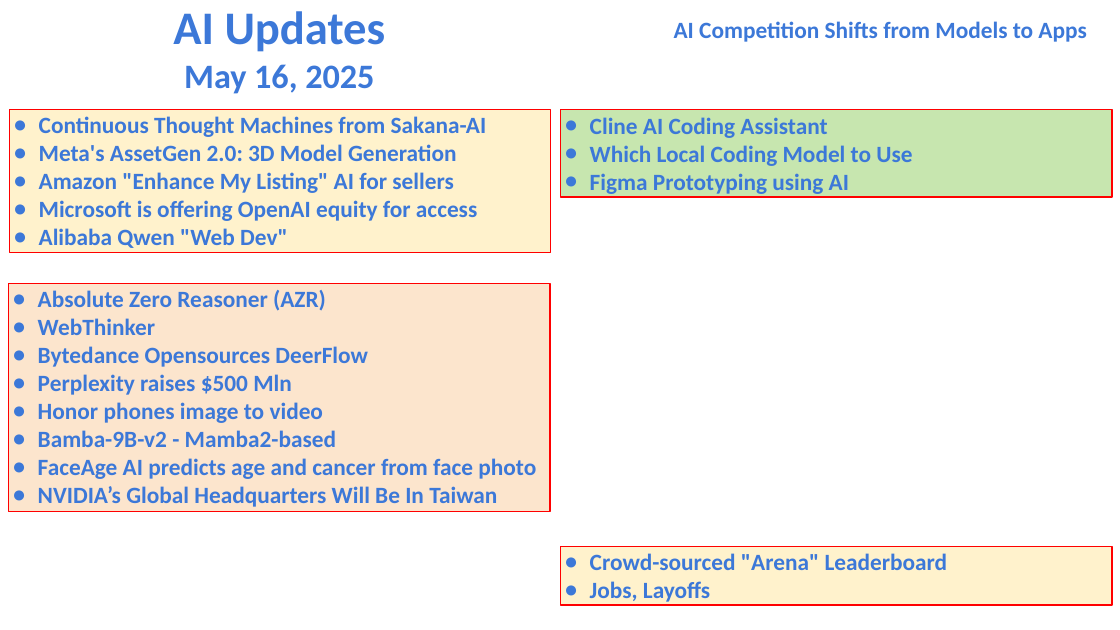
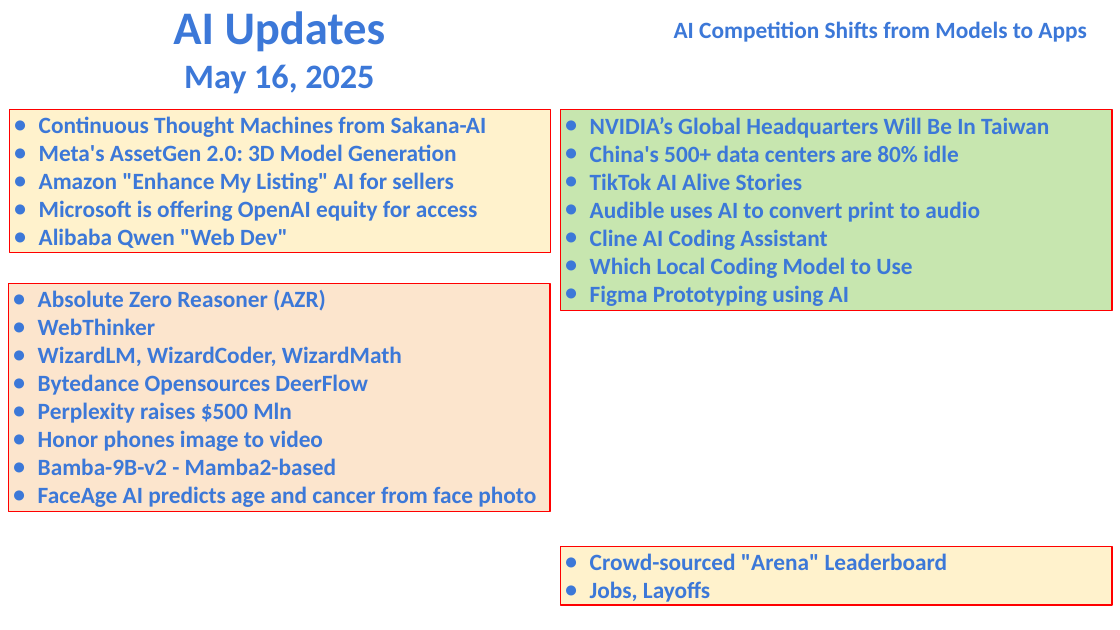
Before and after one commit to lselector/seminar, a slide deck: slide 1 of 2025/2025-05-16-AI-Updates.pptx. Drawn at 1120x630 pixels with LibreOffice and Linux fonts; fonts in the diff are those of the drawing. Boxes give left, top, right and bottom in pixels: in the first picture for what was removed or moved away, otherwise in the second. Text is boxed around its words. In the diff, an @@ line names an element or a change of style, - is before the commit and + after.

```diff
--- a/2025/2025-05-16-AI-Updates.pptx
+++ b/2025/2025-05-16-AI-Updates.pptx
@@ rectangle "NVIDIA’s Global Headquarters Will Be ...": place and size @@
-rectangle "NVIDIA’s Global Headquarters Will Be ..." at box(561, 110, 1112, 197)
+rectangle "NVIDIA’s Global Headquarters Will Be ..." at box(561, 110, 1112, 310)
@@ text in rectangle at box(590, 117, 1049, 222): paragraphs added @@
+● NVIDIA’s Global Headquarters Will Be In Taiwan
+● China's 500+ data centers are 80% idle
+● TikTok AI Alive Stories
+● Audible uses AI to convert print to audio
@@ text in rectangle at box(38, 346, 402, 366): paragraph added @@
+● WizardLM, WizardCoder, WizardMath
@@ text in rectangle at box(38, 486, 497, 507): paragraph removed @@
-● NVIDIA’s Global Headquarters Will Be In Taiwan
```
Also in this commit, not shown: 4 other slides changed, 2 slides added.
